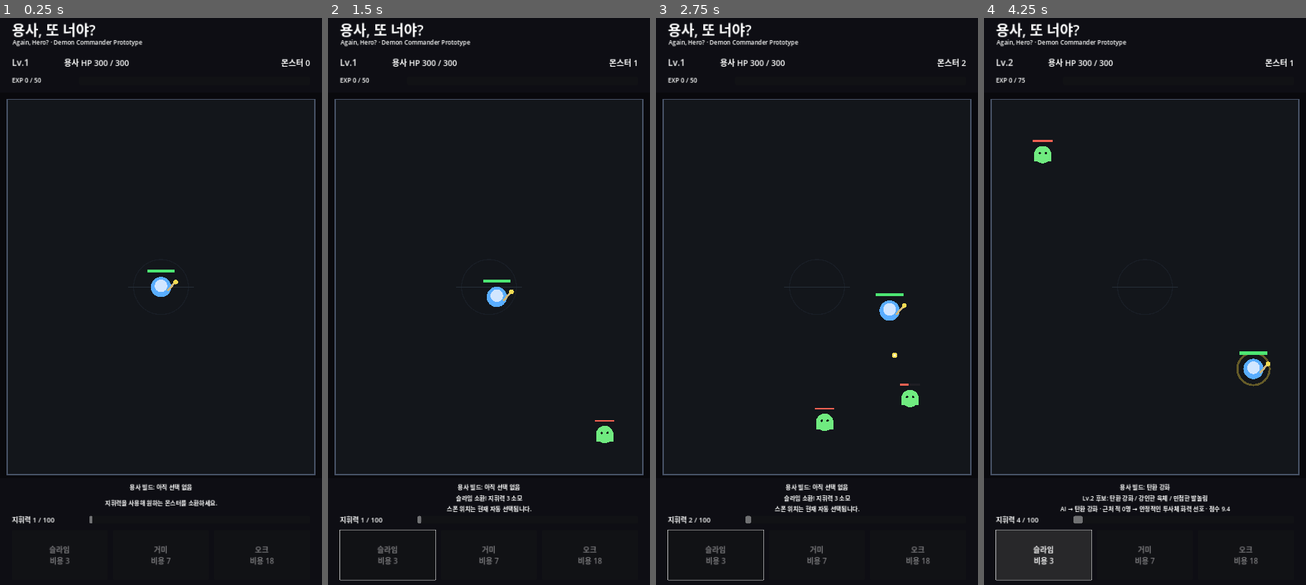
Above: before the commit, frames 1-4 (left to right).
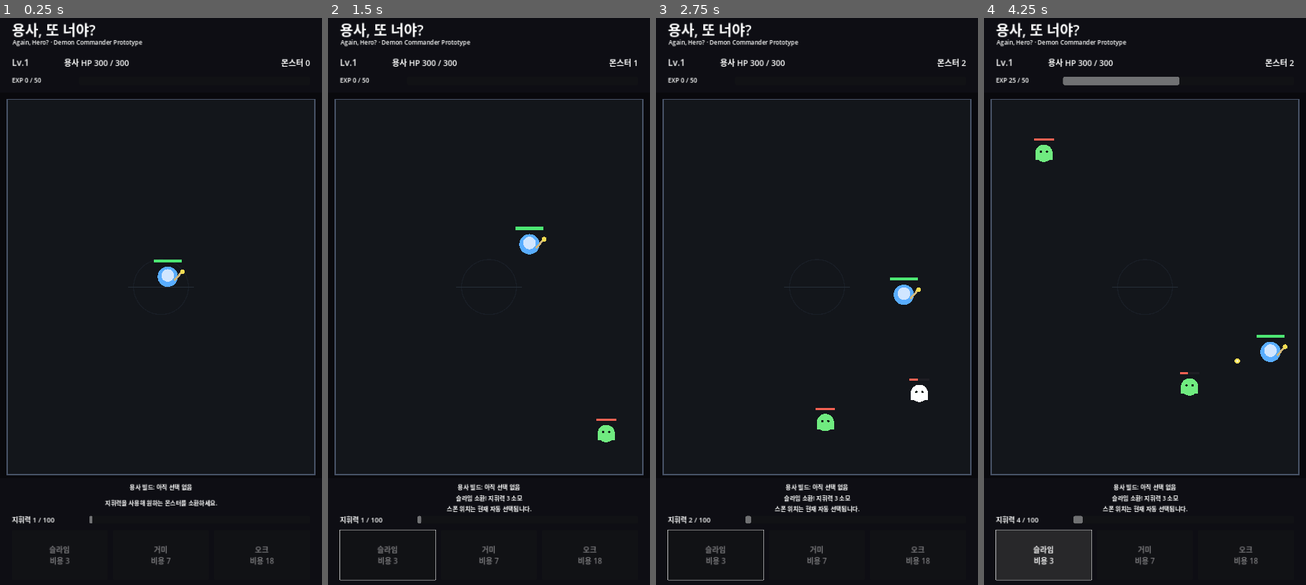
Above: after the commit, the same moments.

Repository: MinSung0732/Again-Hero-
Game: Godot game, scene res://src/main/Main.tscn
The game is run twice, just before and just after one commit, with the same random seed, the same clock (stepped at 60 frames per second) and the same inputs.
Inputs:
- Up to frame 1 (0.25 s): no input
- Up to frame 2 (1.5 s): click "슬라임 비용 3" at 1.25 s
- Up to frame 3 (2.75 s): click "슬라임 비용 3" at 2 s
- Up to frame 4 (4.25 s): click "슬라임 비용 3" at 3.5 s

The runs differ from the first frame. In frame 1, 0.4% of the frame differs, in the area x 45-58%, y 42-50%; in frame 2, 0.5%; in frame 3, 0.7%; in frame 4, 2.2%, in the area x 7-97%, y 7-88%.

Commit message:
feat: keep hero wandering when no monsters exist

Diff:
--- a/src/hero/hero.gd
+++ b/src/hero/hero.gd
@@ -16,6 +16,8 @@
 const FIELD_WIDTH := 1080.0
 const FIELD_HEIGHT := 1280.0
 const FIELD_MARGIN := 72.0
+const WANDER_REACHED_DISTANCE := 42.0
+const WANDER_MIN_TARGET_DISTANCE := 260.0
 
 @export var max_hp: int = 300
 @export var move_speed: float = 230.0
@@ -38,12 +40,15 @@
 var slow_timer: float = 0.0
 var move_multiplier: float = 1.0
 var strafe_sign: float = 1.0
+var wander_target: Vector2 = Vector2.ZERO
+var wander_timer: float = 0.0
 
 func _ready() -> void:
 	add_to_group("hero")
 	current_hp = max_hp
 	exp_to_next_level = _required_exp_for_level(level)
 	strafe_sign = -1.0 if randf() < 0.5 else 1.0
+	_pick_new_wander_target()
 	health_changed.emit(current_hp, max_hp)
 	progression_changed.emit(level, current_exp, exp_to_next_level)
 	queue_redraw()
@@ -55,6 +60,7 @@
 
 	attack_timer = maxf(attack_timer - delta, 0.0)
 	retarget_timer = maxf(retarget_timer - delta, 0.0)
+	wander_timer = maxf(wander_timer - delta, 0.0)
 
 	if hit_flash_timer > 0.0:
 		hit_flash_timer = maxf(hit_flash_timer - delta, 0.0)
@@ -75,7 +81,7 @@
 		retarget_timer = 0.12
 
 	if not is_instance_valid(target):
-		velocity = Vector2.ZERO
+		_move_without_monsters()
 		return
 
 	var distance := global_position.distance_to(target.global_position)
@@ -86,6 +92,29 @@
 
 	if distance <= attack_range and attack_timer <= 0.0:
 		_fire_projectile(target)
+
+func _move_without_monsters() -> void:
+	if wander_timer <= 0.0 or position.distance_to(wander_target) <= WANDER_REACHED_DISTANCE:
+		_pick_new_wander_target()
+
+	var direction := position.direction_to(wander_target)
+	velocity = direction * move_speed * 0.72 * move_multiplier
+	move_and_slide()
+	_clamp_to_battlefield()
+
+func _pick_new_wander_target() -> void:
+	var candidate := Vector2(FIELD_WIDTH * 0.5, FIELD_HEIGHT * 0.5)
+
+	for _attempt in range(6):
+		candidate = Vector2(
+			randf_range(FIELD_MARGIN, FIELD_WIDTH - FIELD_MARGIN),
+			randf_range(FIELD_MARGIN, FIELD_HEIGHT - FIELD_MARGIN)
+		)
+		if position.distance_to(candidate) >= WANDER_MIN_TARGET_DISTANCE:
+			break
+
+	wander_target = candidate
+	wander_timer = randf_range(2.6, 5.0)
 
 func _choose_move_direction(nearest_target: Node2D, nearest_distance: float) -> Vector2:
 	var avoidance := Vector2.ZERO
